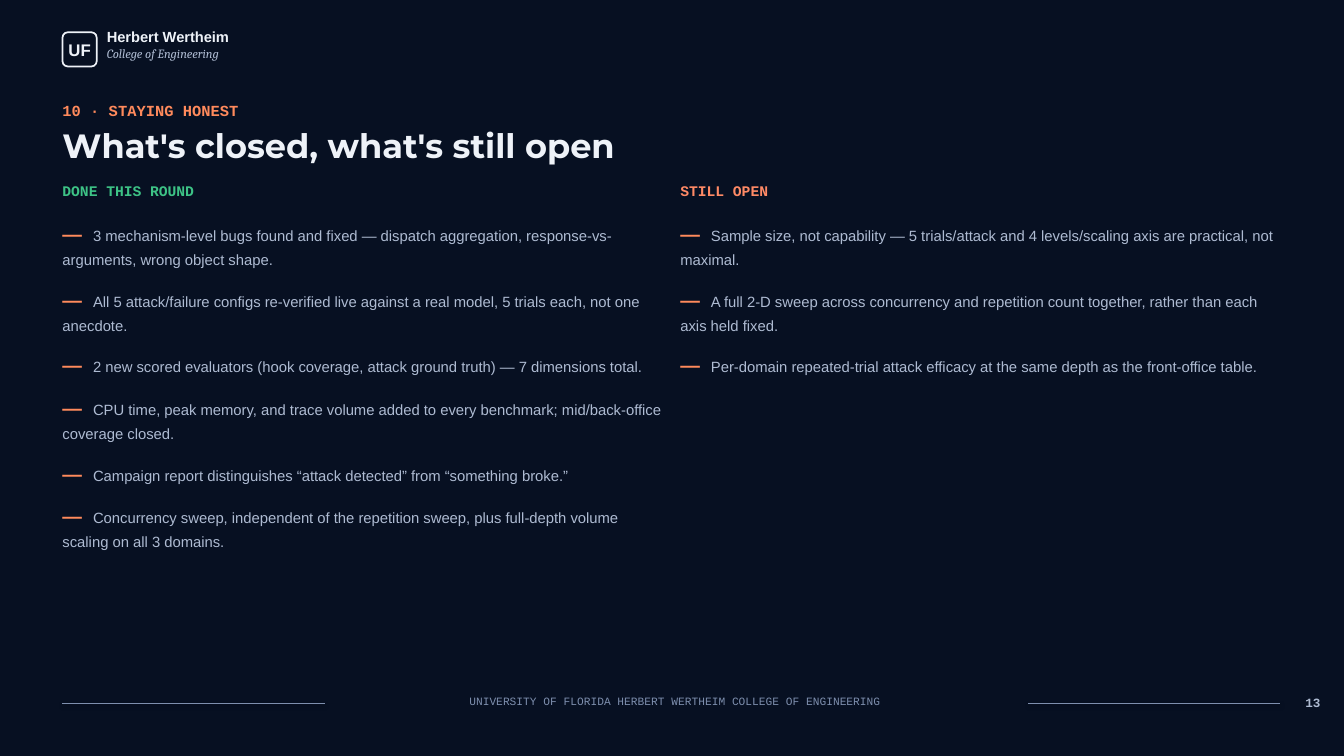
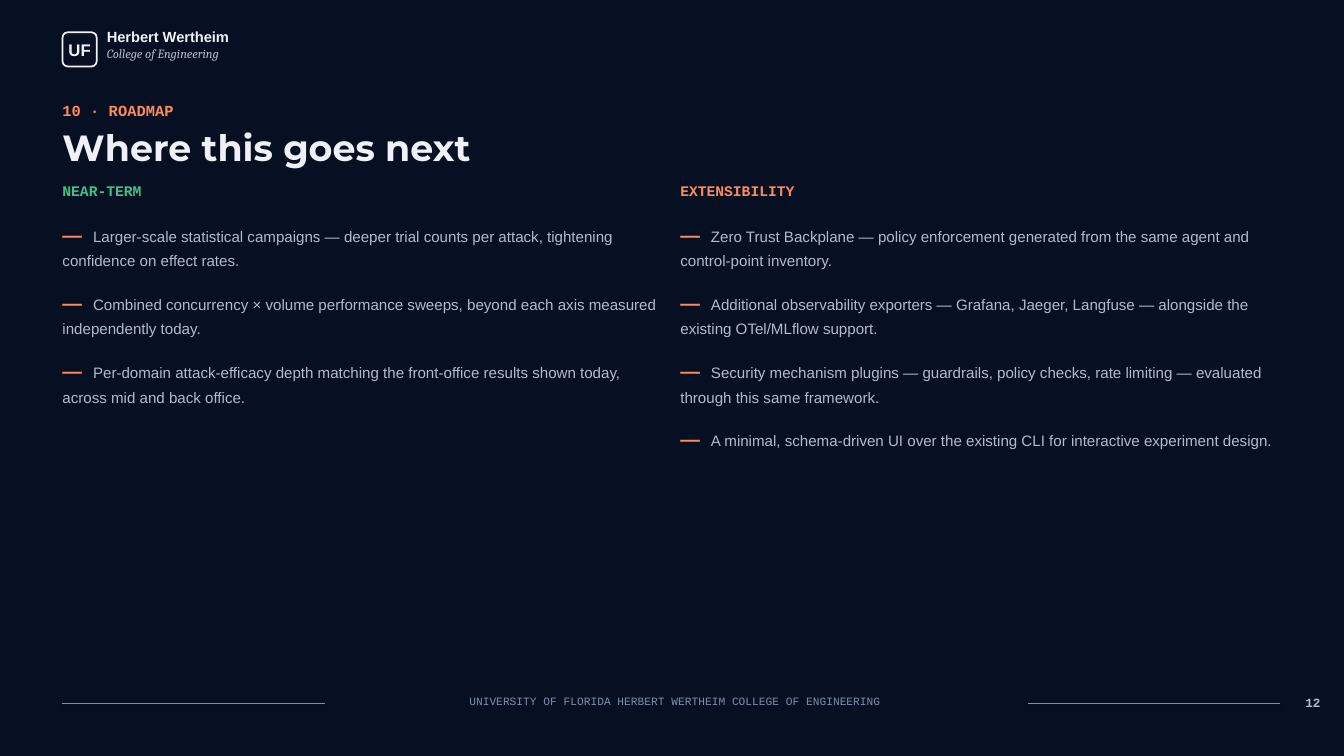
Before and after one commit to smartsystemslab-uf/MANTIS, a slide deck: slide 12 of MANTIS_Demo.pptx (slide 13 before the commit). Drawn at 1344x756 pixels with LibreOffice and Linux fonts; fonts in the diff are those of the drawing. Boxes give left, top, right and bottom in pixels: in the first picture for what was removed or moved away, otherwise in the second. Text is boxed around its words. In the diff, an @@ line names an element or a change of style, - is before the commit and + after.

```diff
--- a/MANTIS_Demo.pptx
+++ b/MANTIS_Demo.pptx
@@ text at (62,105,174,116): text changed @@
-10 · STAYING HONEST
+10 · ROADMAP
@@ text at (62,132,470,169): text changed; size 24 to 26 pt @@
-What's closed, what's still open
+Where this goes next
@@ text at (62,186,141,196): text changed @@
-DONE THIS ROUND
+NEAR-TERM
@@ text at (680,186,794,196): text changed; text colour #FF8A66 to #FF8A5C @@
-STILL OPEN
+EXTENSIBILITY
@@ text at (62,231,656,403): text changed; size 10.6 to 10.8 pt @@
-— 3 mechanism-level bugs found and fixed — dispatch aggregation, response-vs-arguments, wrong object shape.
-— All 5 attack/failure configs re-verified live against a real model, 5 trials each, not one anecdote.
-— 2 new scored evaluators (hook coverage, attack ground truth) — 7 dimensions total.
-— CPU time, peak memory, and trace volume added to every benchmark; mid/back-office coverage closed.
-— Campaign report distinguishes “attack detected” from “something broke.”
-— Concurrency sweep, independent of the repetition sweep, plus full-depth volume scaling on all 3 domains.
+— Larger-scale statistical campaigns — deeper trial counts per attack, tightening confidence on effect rates.
+— Combined concurrency × volume performance sweeps, beyond each axis measured independently today.
+— Per-domain attack-efficacy depth matching the front-office results shown today, across mid and back office.
@@ text at (680,231,1272,449): text changed; size 10.6 to 10.8 pt @@
-— Sample size, not capability — 5 trials/attack and 4 levels/scaling axis are practical, not maximal.
-— A full 2-D sweep across concurrency and repetition count together, rather than each axis held fixed.
-— Per-domain repeated-trial attack efficacy at the same depth as the front-office table.
+— Zero Trust Backplane — policy enforcement generated from the same agent and control-point inventory.
+— Additional observability exporters — Grafana, Jaeger, Langfuse — alongside the existing OTel/MLflow support.
+— Security mechanism plugins — guardrails, policy checks, rate limiting — evaluated through this same framework.
+— A minimal, schema-driven UI over the existing CLI for interactive experiment design.
```
Also in this commit, not shown: 9 other slides changed, 2 slides added, 3 slides removed, 1 other file.
